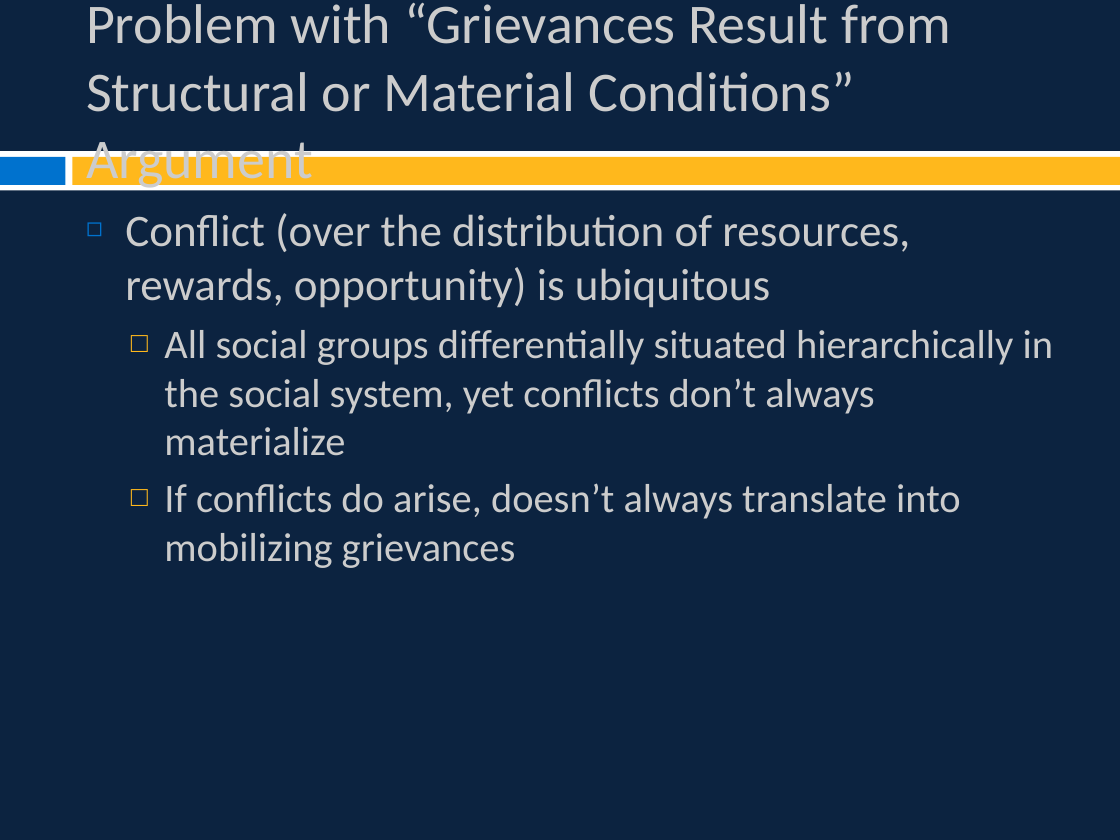
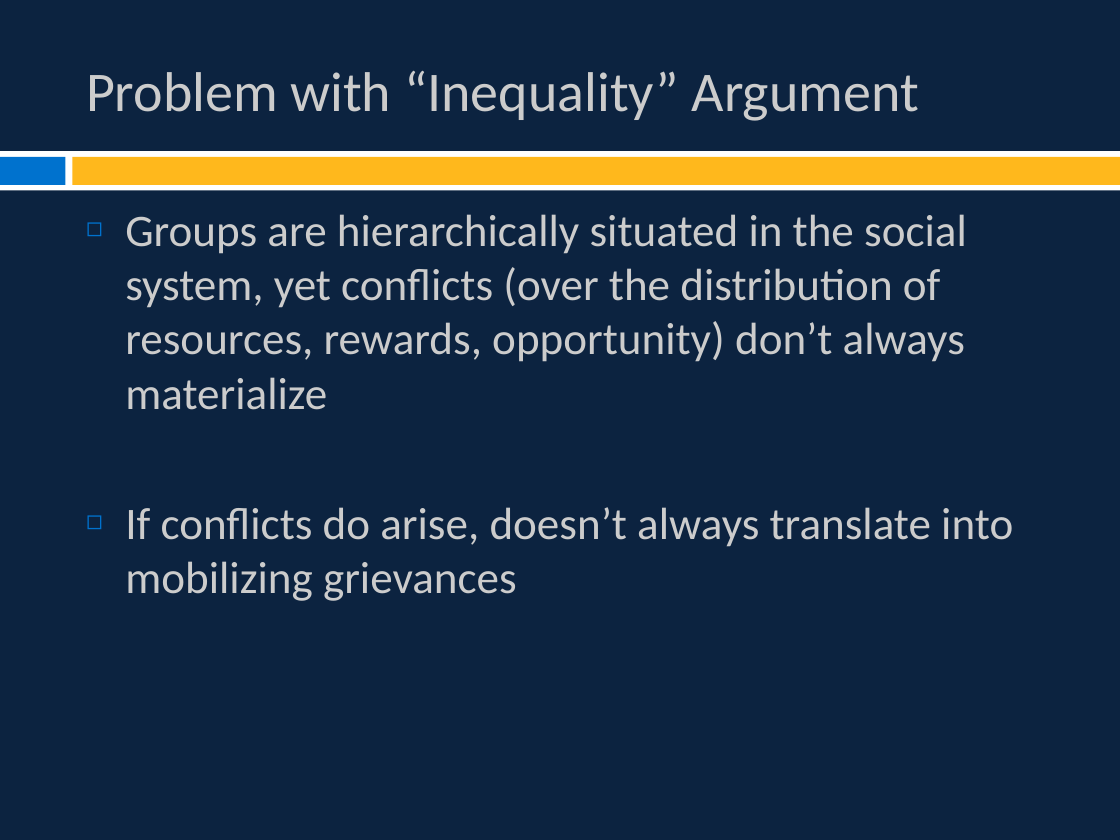
Before and after one commit to burrelvannjr/movements_csuf, a slide deck: slide 10 of ppts/Chapter 2 Slides.pptx. Drawn at 1120x840 pixels with LibreOffice and Linux fonts; fonts in the diff are those of the drawing. Boxes give left, top, right and bottom in pixels: in the first picture for what was removed or moved away, otherwise in the second. Text is boxed around its words. In the diff, an @@ line names an element or a change of style, - is before the commit and + after.

```diff
--- a/ppts/Chapter 2 Slides.pptx
+++ b/ppts/Chapter 2 Slides.pptx
@@ title at (86,71,919,121): text changed @@
-Problem with “Grievances Result from Structural or Material Conditions” Argument
+Problem with “Inequality” Argument
@@ text at (125,214,967,410): text changed; size 26 to 29 pt @@
-◻ Conflict (over the distribution of resources, rewards, opportunity) is ubiquitous
-  □ All social groups differentially situated hierarchically in the social system, yet conflicts don’t always materialize
+◻ Groups are hierarchically situated in the social system, yet conflicts (over the distribution of resources, rewards, opportunity) don’t always materialize
@@ text at (125,507,1013,601): size 26 to 29 pt in "If conflicts do arise, doesn’t always translate ..."; bullet □ to ◻; list level 2 to 1 in "If conflicts do arise, doesn’t ..."; bullet colour #FFB81C to #0072CE @@
```
Also in this commit, not shown: 8 other slides changed, 5 slides added.
